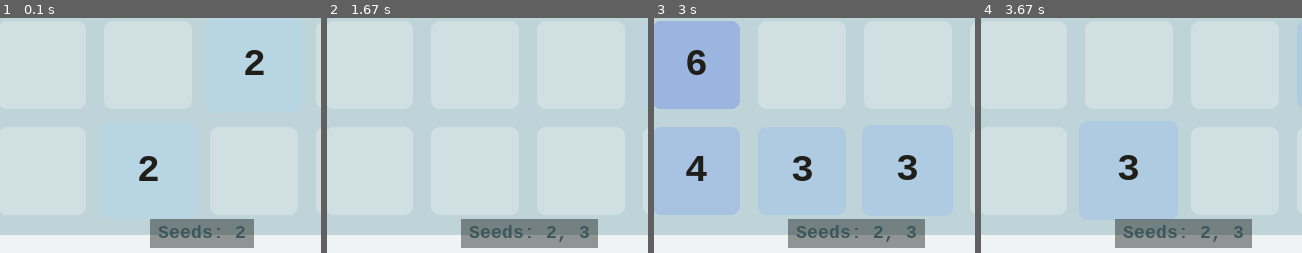
Above: before the commit, frames 1-4 (left to right).
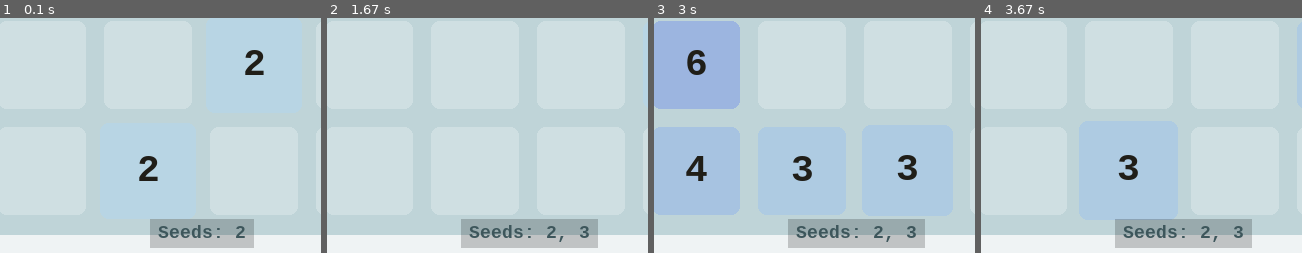
Above: after the commit, the same moments.

Repository: betmma/VideoWorldModelTest
Game: pygame game, started from games/g2048s/game_dive.py
Two runs of this game, one before a commit and one after it. Both use one fixed random seed, a clock stepped at 60 frames per second and the inputs below.
Inputs:
- Up to frame 1 (0.1 s): no input
- Up to frame 2 (1.67 s): hold Right 0.33-0.8 s; hold Up 0.83-1.13 s; hold Right 1.17-1.63 s
- Up to frame 3 (3 s): hold Left 1.67-2.2 s; hold Down 2.23-2.53 s; hold Left 2.57-2.97 s
- Up to frame 4 (3.67 s): hold Up 3-3.37 s; hold Right from 3.4 s (still down)
The pictures show only the part of the screen within x 33-83%, y 50-100%; the shares and areas given below are measured in that part.

The runs differ from the first frame. In frame 1, 3.5% of the frame differs, in the area x 46-80%, y 85-98%; in frame 2, 4.7%, in the area x 41-85%, y 85-98%; in frame 3, 4.7%; in frame 4, 4.7%.

Commit message:
refactor

Diff:
--- a/games/g2048.py
+++ b/games/g2048.py
@@ -1,3 +1,5 @@
+'''It's forbidden to check a tile's value if the variant is not introducing the possibility of otherwise case. Like do not check if it's integer if the variant isn't adding string tiles. Do not check if the value is larger than zero if the variant isn't adding negative or zero tiles.'''
+
 from __future__ import annotations
 
 import os
@@ -58,7 +60,7 @@
             self.is_moving = False
 
     def update_animations(self) -> None:
-        if self.spawn_anim > 0:
+        if self.spawn_anim > 0 and self.is_visible:
             self.spawn_anim -= 1
         if self.merge_anim > 0 and self.is_visible:
             self.merge_anim -= 1
@@ -103,38 +105,28 @@
     name = "2048"
     variantsPath= "g2048s"
     def __init__(self, headless: bool = False) -> None:
+        # Configuration & Constants
         self.grid_size = 4
         self.padding = 18
-        self.end_screen_frames = 0
         self.end_screen_auto_reset = 120
-        self.frame_index = 0
-        self.end_reported = False
-        self.end_event_pending = False
-        self.score = 0
-        self.high_score = 0
         self.target_tile = 2048
-        self.tiles: list[Tile] = []
-        self.is_move_animating = False
         self.move_anim_total_frames = 6
-        self.move_anim_frame = 0
-        self.pending_board: list[list[Any]] | None = None
-        self.pending_score_gain = 0
-        self.pending_spawn = False
-        self.auto_plan: list[Direction] = []
-        self.auto_wait_frames = 0
-        self.auto_last_direction: Direction | None = None
-        self.auto_last_signature: tuple[tuple[Any, ...], ...] | None = None
-        self.auto_restart_wait_steps = -1
-        self.board: list[list[Any]] = [[0 for _ in range(self.grid_size)] for _ in range(self.grid_size)]
+        self.high_score = 0  # Must be initialized before reset() uses it
+
+        # Initialization
         super().__init__(headless=headless)
         self.palette = self._make_palette()
         self.prev_action = self.BLANK_ACTION.copy()
+
+        # All state variables (board, score, tiles, etc.) are set here
         self.reset()
 
     def reset(self) -> None:
         self.board = [[0 for _ in range(self.grid_size)] for _ in range(self.grid_size)]
         self.tiles = []
         self.score = 0
+        self.display_info_text = f"{self.name}  Score: 0  High Score: {self.high_score}"
+        self.pending_display_info_text = None
         self.high_score = max(self.high_score, self.score)
         self.frame_index = 0
         self.end_screen_frames = 0
@@ -142,9 +134,6 @@
         self.end_event_pending = False
         self.is_move_animating = False
         self.move_anim_frame = 0
-        self.pending_board = None
-        self.pending_score_gain = 0
-        self.pending_spawn = False
         self.auto_plan = []
         self.auto_wait_frames = 0
         self.auto_last_direction = None
@@ -196,7 +185,7 @@
         if incoming_direction is None:
             return False
 
-        new_board, gained, moved, tracks = self._simulate_move_with_tracks(incoming_direction)
+        new_board, gained, moved, tracks = self._simulate_move(incoming_direction, include_tracks=True)
         if not moved:
             return False
 
@@ -204,6 +193,7 @@
         for tr in tracks:
             destinations[(tr["to_r"], tr["to_c"])].append(tr)
 
+        self.board = new_board
         for (to_r, to_c), tr_list in destinations.items():
             if len(tr_list) == 1:
                 tr = tr_list[0]
@@ -221,10 +211,12 @@
                 new_tile.is_visible = False
                 new_tile.merge_anim = 8
                 self.tiles.append(new_tile)
-
-        self.pending_board = new_board
-        self.pending_score_gain = gained
-        self.pending_spawn = True
+                self._create_tile_callback(merged_value, to_r, to_c)
+
+        self.score += gained
+        self.high_score = max(self.high_score, self.score)
+        self.pending_display_info_text = f"{self.name}  Score: {self.score}  High Score: {self.high_score}"
+        self._spawn_tile(visible=False)
         self.move_anim_frame = 0
         self.is_move_animating = True
         return False
@@ -252,8 +244,7 @@
             tile.draw(self.screen, board_x, board_y, tile_size, self.padding, self.palette, tile_col)
 
         info_font = pygame.font.SysFont("consolas", 24, bold=True)
-        info = f"{self.name}  Score: {self.score}  High Score: {self.high_score}"
-        info_surf = info_font.render(info, True, self.palette["hud"])
+        info_surf = info_font.render(self.display_info_text, True, self.palette["hud"])
         self.screen.blit(info_surf, (18, 12))
 
         if self._is_game_over() and not self.is_move_animating:
@@ -318,7 +309,7 @@
 
         scored: list[tuple[int, Direction]] = []
         for direction in candidates:
-            sim_board, gained, moved = self._simulate_move(direction)
+            sim_board, gained, moved, _ = self._simulate_move(direction)
             if not moved:
                 continue
             score = self._evaluate_board(sim_board, gained, direction)
@@ -404,7 +395,7 @@
             action["D"] = True
         return action
 
-    def _spawn_tile(self) -> None:
+    def _spawn_tile(self, visible: bool = True) -> None:
         empty = [(r, c) for r in range(self.grid_size) for c in range(self.grid_size) if self.board[r][c] == 0]
         if not empty:
             return
@@ -414,37 +405,12 @@
 
         new_tile = Tile(value, r, c)
         new_tile.spawn_anim = 8
+        new_tile.is_visible = visible
         self.tiles.append(new_tile)
-
-    def _simulate_move(self, direction: Direction) -> tuple[list[list[Any]], int, bool]:
-        original = [row[:] for row in self.board]
-        board = [row[:] for row in self.board]
-        gained = 0
-
-        if direction in ("left", "right"):
-            for r in range(self.grid_size):
-                line = board[r][:]
-                if direction == "right":
-                    line.reverse()
-                merged, score_gain = self._merge_line(line)
-                if direction == "right":
-                    merged.reverse()
-                board[r] = merged
-                gained += score_gain
-        else:
-            for c in range(self.grid_size):
-                line = [board[r][c] for r in range(self.grid_size)]
-                if direction == "down":
-                    line.reverse()
-                merged, score_gain = self._merge_line(line)
-                if direction == "down":
-                    merged.reverse()
-                for r in range(self.grid_size):
-                    board[r][c] = merged[r]
-                gained += score_gain
-
-        moved = board != original
-        return board, gained, moved
+        self._create_tile_callback(value, r, c)
+
+    def _create_tile_callback(self, value: Any, r: int, c: int) -> None:
+        '''For variants that need to do something when a new tile is created.'''
 
     def _finish_move_animation(self) -> None:
         self.is_move_animating = False
@@ -462,26 +428,18 @@
             new_tiles.append(tile)
         self.tiles = new_tiles
 
-        if self.pending_board is None:
-            return
-
-        self.board = self.pending_board
-        self.pending_board = None
-        self.score += self.pending_score_gain
-        self.pending_score_gain = 0
-
-        if self.pending_spawn:
-            self._spawn_tile()
-            self.pending_spawn = False
-
-        self.high_score = max(self.high_score, self.score)
+        if self.pending_display_info_text is not None:
+            self.display_info_text = self.pending_display_info_text
+            self.pending_display_info_text = None
+
         if self._is_game_over() and not self.end_reported:
             self.end_reported = True
             self.end_event_pending = True
 
-    def _simulate_move_with_tracks(
+    def _simulate_move(
         self,
         direction: Direction,
+        include_tracks: bool = False,
     ) -> tuple[list[list[Any]], int, bool, list[dict[str, Any]]]:
         original = [row[:] for row in self.board]
         board = [row[:] for row in self.board]
@@ -504,33 +462,38 @@
                 r, c = coord(line_id, idx)
                 values.append(board[r][c])
 
-            merged, score_gain, line_tracks = self._merge_line_with_tracks(values)
+            merged, score_gain, line_tracks = self._merge_line(values, include_tracks=include_tracks)
             gained += score_gain
 
             for idx in range(n):
                 r, c = coord(line_id, idx)
                 board[r][c] = merged[idx]
 
-            for tr in line_tracks:
-                fr, fc = coord(line_id, tr["from_idx"]) # type: ignore
-                to_r, to_c = coord(line_id, tr["to_idx"]) # type: ignore
-                tracks.append(
-                    {
-                        "value": tr["value"],
-                        "merged_value": tr["merged_value"],
-                        "from_r": fr,
-                        "from_c": fc,
-                        "to_r": to_r,
-                        "to_c": to_c,
-                    }
-                )
+            if include_tracks:
+                for tr in line_tracks:
+                    fr, fc = coord(line_id, tr["from_idx"])
+                    to_r, to_c = coord(line_id, tr["to_idx"])
+                    tracks.append(
+                        {
+                            "value": tr["value"],
+                            "merged_value": tr["merged_value"],
+                            "from_r": fr,
+                            "from_c": fc,
+                            "to_r": to_r,
+                            "to_c": to_c,
+                        }
+                    )
 
         moved = board != original
         if not moved:
             tracks = []
         return board, gained, moved, tracks
 
-    def _merge_line_with_tracks(self, line: list[Any]) -> tuple[list[Any], int, list[dict[str, Any]]]:
+    def _merge_line(
+        self,
+        line: list[Any],
+        include_tracks: bool = False,
+    ) -> tuple[list[Any], int, list[dict[str, Any]]]:
         compact: list[tuple[Any, int]] = []
         for idx, value in enumerate(line):
             if value != 0:
@@ -551,9 +514,10 @@
                 merged_value, gain = self._get_multi_merge_result(group_values)
                 merged.append(merged_value)
                 score_gain += gain
-                for j in range(take):
-                    source_value, source_idx = compact[i + j]
-                    tracks.append({"value": source_value, "merged_value": merged_value, "from_idx": source_idx, "to_idx": to_idx})
+                if include_tracks:
+                    for j in range(take):
+                        source_value, source_idx = compact[i + j]
+                        tracks.append({"value": source_value, "merged_value": merged_value, "from_idx": source_idx, "to_idx": to_idx})
                 i += take
                 merged_count = take
                 break
@@ -561,7 +525,8 @@
             if merged_count == 0:
                 value, src_idx = compact[i]
                 merged.append(value)
-                tracks.append({"value": value, "merged_value": value, "from_idx": src_idx, "to_idx": to_idx})
+                if include_tracks:
+                    tracks.append({"value": value, "merged_value": value, "from_idx": src_idx, "to_idx": to_idx})
                 i += 1
 
         merged.extend([0] * (self.grid_size - len(merged)))
@@ -595,39 +560,13 @@
             return False
         return any(self.target_tile in row for row in self.board)
 
-    def _merge_line(self, line: list[Any]) -> tuple[list[Any], int]:
-        compact = [v for v in line if v != 0]
-        merged: list[Any] = []
-        score_gain = 0
-        i = 0
-        while i < len(compact):
-            merged_count = 0
-            remaining = len(compact) - i
-            for take in range(remaining, 1, -1):
-                group_values = compact[i:i + take]
-                if not self._can_multi_merge(group_values):
-                    continue
-                value, gain = self._get_multi_merge_result(group_values)
-                merged.append(value)
-                score_gain += gain
-                i += take
-                merged_count = take
-                break
-
-            if merged_count == 0:
-                merged.append(compact[i])
-                i += 1
-
-        merged.extend([0] * (self.grid_size - len(merged)))
-        return merged, score_gain
-
     def _is_game_over(self) -> bool:
         if self._check_win_condition():
             return True
         if any(0 in row for row in self.board):
             return False
         for direction in ("up", "down", "left", "right"):
-            _, _, moved = self._simulate_move(direction)
+            _, _, moved, _ = self._simulate_move(direction)
             if moved:
                 return False
         return True
--- a/games/g2048s/game_dive.py
+++ b/games/g2048s/game_dive.py
@@ -4,61 +4,41 @@
 import random
 import sys
 from typing import Any
+from copy import copy
 
 import pygame
 
 sys.path.append(os.path.abspath(os.path.join(os.path.dirname(__file__), "..", "..")))
-from games.g2048 import Game2048
+from games.g2048 import Game2048, Tile
 
 
-class GameDivisorSeeds(Game2048):
+class GameDive(Game2048):
     name = "Dive"
     initial_seeds: set[int] = {2}
 
     def __init__(self, headless: bool = False) -> None:
         super().__init__(headless=headless)
         self.target_tile = 4096
-        self.seeds: set[int] = set(self.initial_seeds)
-        self.pending_new_tiles: list[int] = []
+        self.seeds: set[int] = copy(self.initial_seeds)
+        self.display_seeds: set[int] = copy(self.initial_seeds)
         self.reset()
 
     def reset(self) -> None:
-        self.seeds = set(self.initial_seeds)
-        self.pending_new_tiles = []
+        self.seeds = copy(self.initial_seeds)
+        self.display_seeds = copy(self.initial_seeds)
         super().reset()
 
-    def update(self, action):  # type: ignore[override]
-        was_animating = self.is_move_animating
-        had_pending = self.pending_board is not None
-
-        result = super().update(action)
-
-        if (
-            was_animating
-            and had_pending
-            and self.pending_board is not None
-            and self.is_move_animating
-            and not self.pending_new_tiles
-        ):
-            # A new move has just been accepted and pending_board now points to the new state.
-            self.pending_new_tiles = self._extract_created_tiles(self.board, self.pending_board)
-
-        return result
+    def _create_tile_callback(self, value: Any, r: int, c: int) -> None:
+        super()._create_tile_callback(value, r, c)
+        self._unlock_seeds_from_new_tiles([value])
+        self._sync_seeds_with_board()
 
     def _can_merge(self, val1: Any, val2: Any) -> bool:
-        if not isinstance(val1, int) or not isinstance(val2, int):
-            return False
-        if val1 <= 0 or val2 <= 0:
-            return False
-
         a = min(val1, val2)
         b = max(val1, val2)
         return b % a == 0
 
     def _get_merge_result(self, val1: Any, val2: Any) -> tuple[Any, int]:
-        if not isinstance(val1, int) or not isinstance(val2, int):
-            return val1, 0
-
         new_val = val1 + val2
         return new_val, new_val
 
@@ -69,14 +49,7 @@
 
     def _finish_move_animation(self) -> None:
         super()._finish_move_animation()
-
-        if not self.pending_new_tiles:
-            self._sync_seeds_with_board()
-            return
-
-        self._unlock_seeds_from_new_tiles(self.pending_new_tiles)
-        self.pending_new_tiles = []
-        self._sync_seeds_with_board()
+        self.display_seeds = copy(self.seeds)
 
     def _unlock_seeds_from_new_tiles(self, new_tiles: list[int]) -> None:
         for new_tile in new_tiles:
@@ -95,53 +68,21 @@
                 self.seeds.add(new_tile)
 
     def _sync_seeds_with_board(self) -> None:
-        present_values = [
-            value
-            for row in self.board
-            for value in row
-            if isinstance(value, int) and value > 0
-        ]
-
+        present_values = [value for row in self.board for value in row if value != 0]
         keep: set[int] = set()
         for seed in self.seeds:
             if seed <= 0:
                 continue
             if any(value % seed == 0 for value in present_values):
                 keep.add(seed)
-
         self.seeds = keep
         if not self.seeds:
-            self.seeds = set(self.initial_seeds)
-
-    def _extract_created_tiles(
-        self,
-        old_board: list[list[Any]],
-        new_board: list[list[Any]],
-    ) -> list[int]:
-        old_counts: dict[int, int] = {}
-        for row in old_board:
-            for value in row:
-                if isinstance(value, int) and value > 0:
-                    old_counts[value] = old_counts.get(value, 0) + 1
-
-        new_counts: dict[int, int] = {}
-        for row in new_board:
-            for value in row:
-                if isinstance(value, int) and value > 0:
-                    new_counts[value] = new_counts.get(value, 0) + 1
-
-        created: list[int] = []
-        for value, count in new_counts.items():
-            delta = count - old_counts.get(value, 0)
-            if delta > 0:
-                created.extend([value] * delta)
-
-        return created
+            self.seeds = self.initial_seeds
 
     def draw(self) -> None:
         super().draw()
 
-        seeds_sorted = sorted(self.seeds)
+        seeds_sorted = sorted(self.display_seeds)
         seed_text = "Seeds: " + (", ".join(str(seed) for seed in seeds_sorted) if seeds_sorted else "(none)")
 
         font = pygame.font.SysFont("consolas", 20, bold=True)
@@ -150,7 +91,7 @@
 
         bg_rect = text_rect.inflate(16, 8)
         bg = pygame.Surface((bg_rect.width, bg_rect.height), pygame.SRCALPHA)
-        bg.fill((0, 0, 0, 100))
+        bg.fill((0, 0, 0, 50))
         self.screen.blit(bg, bg_rect.topleft)
         self.screen.blit(text_surf, text_rect)
 
@@ -159,6 +100,6 @@
 
 
 if __name__ == "__main__":
-    from gameRunner import run_human_debug
+    from gameRunner import run_human_debug, run_autoplay
 
-    run_human_debug(GameDivisorSeeds)
+    run_human_debug(GameDive)
